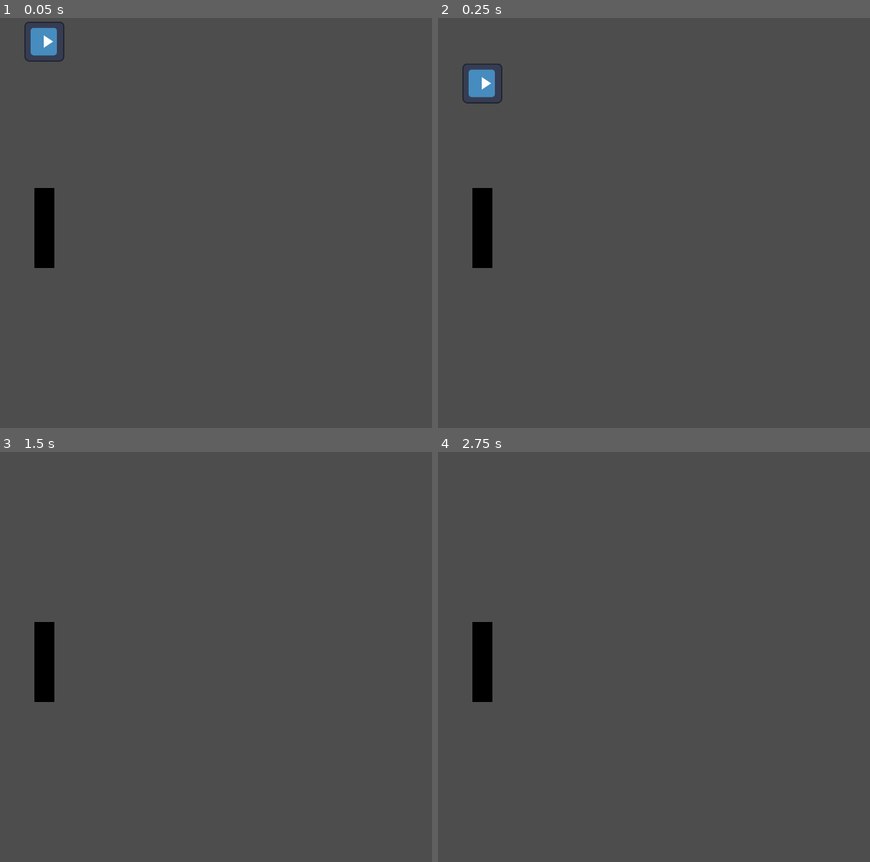
Above: before the commit, frames 1-4 (two rows, left to right).
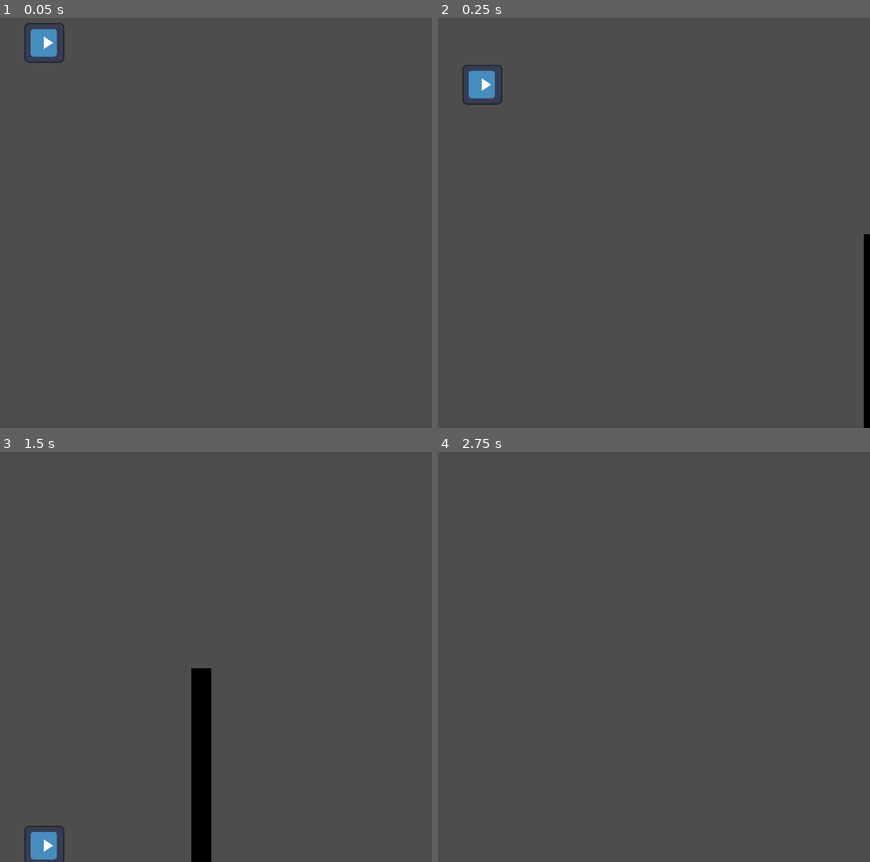
Above: after the commit, the same moments.

Repository: where-fore/flappy
Game: Godot game, scene res://scenes/main.tscn
Same seed, same stepped clock (60 frames per second), same inputs: the game is played once before the commit and once after it. The engine's default icon, where the game draws it, is replaced by a stand-in: a white triangle on a blue panel in a dark square.
Inputs:
- Up to frame 1 (0.05 s): no input
- Up to frame 2 (0.25 s): no input
- Up to frame 3 (1.5 s): hold Up (ui_up) 0.53-1.28 s
- Up to frame 4 (2.75 s): hold Up (ui_up) from 2.03 s (still down)

The runs differ from the first frame. In frame 1, 1.1% of the frame differs, in the area x 5-15%, y 0-61%; in frame 2, 1.7%; in frame 3, 3.6%, in the area x 5-49%, y 41-100%; in frame 4, 0.9%.

Commit message:
moving obstacles
but not respawning

Diff:
--- a/project/scenes/main.tscn
+++ b/project/scenes/main.tscn
@@ -14,5 +14,8 @@
 [node name="Outer Walls" parent="." instance=ExtResource("2_0wfyh")]
 
 [node name="Obstacle" parent="." instance=ExtResource("3_sugp2")]
-position = Vector2(100, 400)
-scale = Vector2(1, 4)
+position = Vector2(800, 600)
+scale = Vector2(1, 12)
+
+[node name="Camera2D" type="Camera2D" parent="."]
+position = Vector2(360, 358)
--- a/project/scenes/obstacle.tscn
+++ b/project/scenes/obstacle.tscn
@@ -4,7 +4,7 @@
 [ext_resource type="Script" uid="uid://d3xdi0jpf11ce" path="res://scripts/obstacle.gd" id="1_drdry"]
 
 [sub_resource type="RectangleShape2D" id="RectangleShape2D_drdry"]
-size = Vector2(32, 32)
+size = Vector2(28, 28)
 
 [node name="Obstacle" type="Area2D" groups=["Obstacle"]]
 collision_layer = 2
--- a/project/scenes/outer_walls.tscn
+++ b/project/scenes/outer_walls.tscn
@@ -10,7 +10,7 @@
 collision_layer = 4
 
 [node name="CollisionShape2D" type="CollisionShape2D" parent="Top Wall"]
-position = Vector2(0, -120)
+position = Vector2(0, -100)
 shape = SubResource("RectangleShape2D_idcti")
 
 [node name="Bottom Wall" type="StaticBody2D" parent="."]
@@ -18,5 +18,5 @@
 collision_layer = 4
 
 [node name="CollisionShape2D" type="CollisionShape2D" parent="Bottom Wall"]
-position = Vector2(0, 120)
+position = Vector2(0, 100)
 shape = SubResource("RectangleShape2D_idcti")
--- a/project/scenes/player.tscn
+++ b/project/scenes/player.tscn
@@ -4,7 +4,7 @@
 [ext_resource type="Script" uid="uid://cenqj7ppelnde" path="res://scripts/player.gd" id="1_g2els"]
 
 [sub_resource type="RectangleShape2D" id="RectangleShape2D_3vyb7"]
-size = Vector2(63, 64)
+size = Vector2(52, 52)
 
 [node name="Player" type="RigidBody2D" groups=["Player"]]
 collision_mask = 7
@@ -20,7 +20,6 @@
 texture = ExtResource("1_3vyb7")
 
 [node name="CollisionShape2D" type="CollisionShape2D" parent="."]
-position = Vector2(0.5, 0)
 shape = SubResource("RectangleShape2D_3vyb7")
 
 [connection signal="body_entered" from="." to="." method="_on_body_entered"]
--- a/project/scripts/obstacle.gd
+++ b/project/scripts/obstacle.gd
@@ -1,13 +1,14 @@
 extends Area2D
 
+var speed = 300
 
 # Called when the node enters the scene tree for the first time.
 func _ready() -> void:
 	pass
 
 # Called every frame. 'delta' is the elapsed time since the previous frame.
-func _process(_delta: float) -> void:
-	pass
+func _process(delta: float) -> void:
+	position.x -= speed * delta
 
 
 func _on_body_entered(body: Node2D) -> void:
Not shown, changed: jammin.txt
